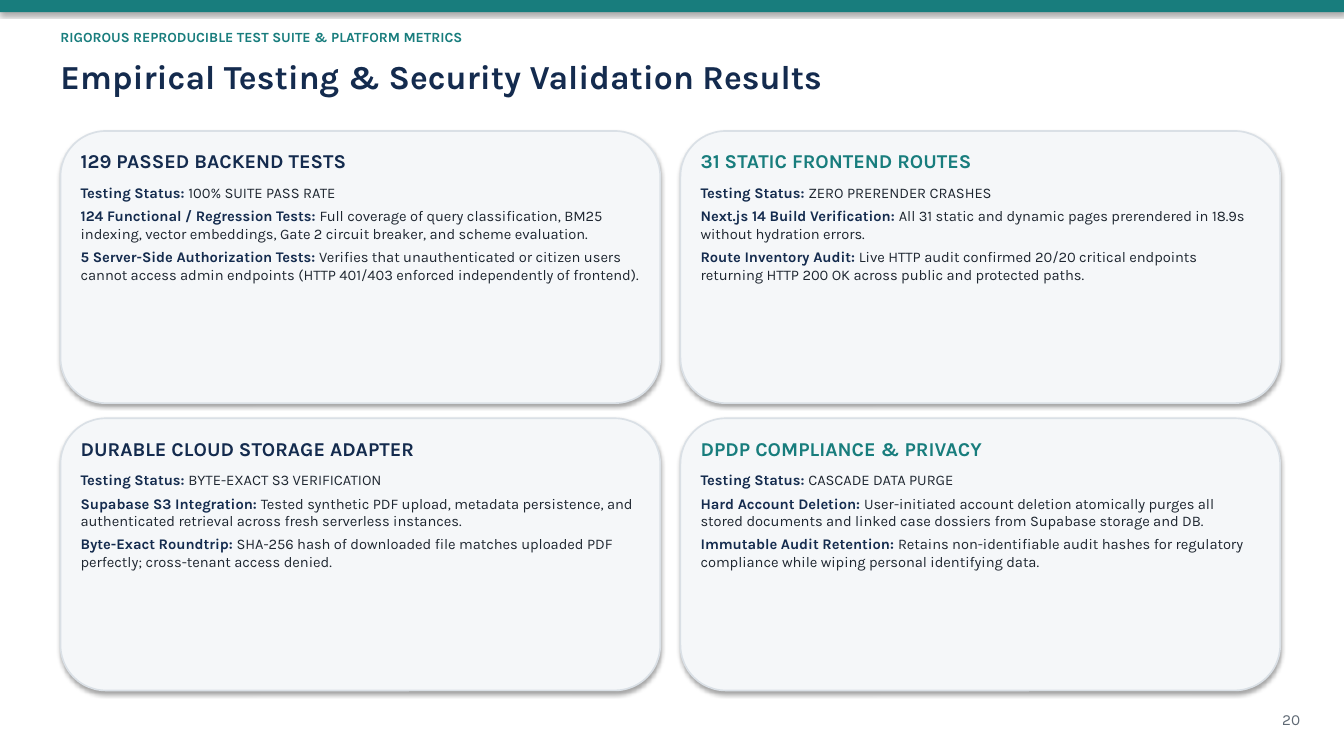
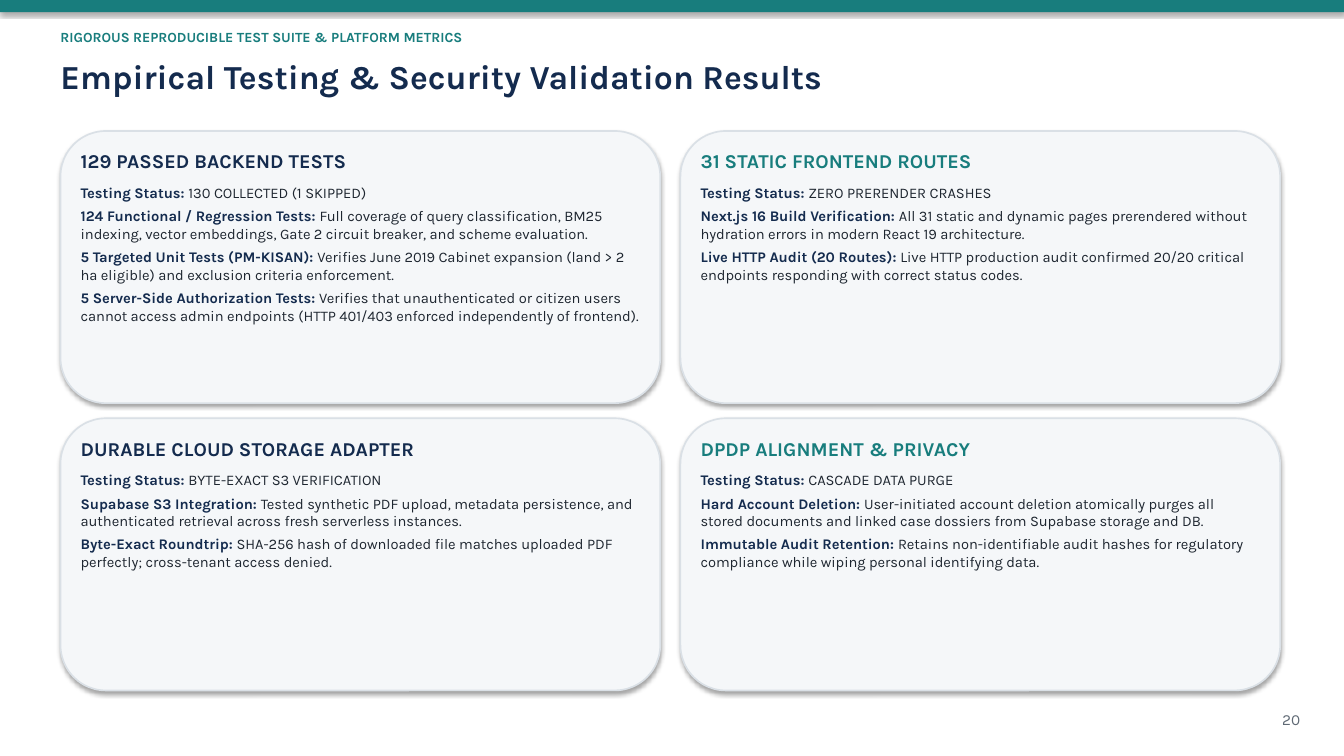
Before and after one commit to DEVANSHSAVLA/Finalyear_MajorProject, a slide deck: slide 20 of docs/review-2-submission/CivicSphere_AI_Review_2_Presentation.pptx. Drawn at 1344x756 pixels with LibreOffice and Linux fonts; fonts in the diff are those of the drawing. Boxes give left, top, right and bottom in pixels: in the first picture for what was removed or moved away, otherwise in the second. Text is boxed around its words. In the diff, an @@ line names an element or a change of style, - is before the commit and + after.

Commit message:
fix(review-2): complete final report & presentation correction audit and reconciliation

```diff
--- a/docs/review-2-submission/CivicSphere_AI_Review_2_Presentation.pptx
+++ b/docs/review-2-submission/CivicSphere_AI_Review_2_Presentation.pptx
@@ text at [81,187,366,202]: text changed @@
-Testing Status: 100% SUITE PASS RATE
+Testing Status: 130 COLLECTED (1 SKIPPED)
@@ text at [701,210,1248,284]: text changed @@
-Next.js 14 Build Verification: All 31 static and dynamic pages prerendered in 18.9s without hydration errors.
-Route Inventory Audit: Live HTTP audit confirmed 20/20 critical endpoints returning HTTP 200 OK across public and protected paths.
+Next.js 16 Build Verification: All 31 static and dynamic pages prerendered without hydration errors in modern React 19 architecture.
+Live HTTP Audit (20 Routes): Live HTTP production audit confirmed 20/20 critical endpoints responding with correct status codes.
@@ text at [81,251,625,284]: paragraph added @@
+5 Targeted Unit Tests (PM-KISAN): Verifies June 2019 Cabinet expansion (land > 2 ha eligible) and exclusion criteria enforcement.
@@ text at [701,443,970,457]: text changed @@
-DPDP COMPLIANCE & PRIVACY
+DPDP ALIGNMENT & PRIVACY
```
Also in this commit, not shown: 19 other slides changed, 30 other files.
